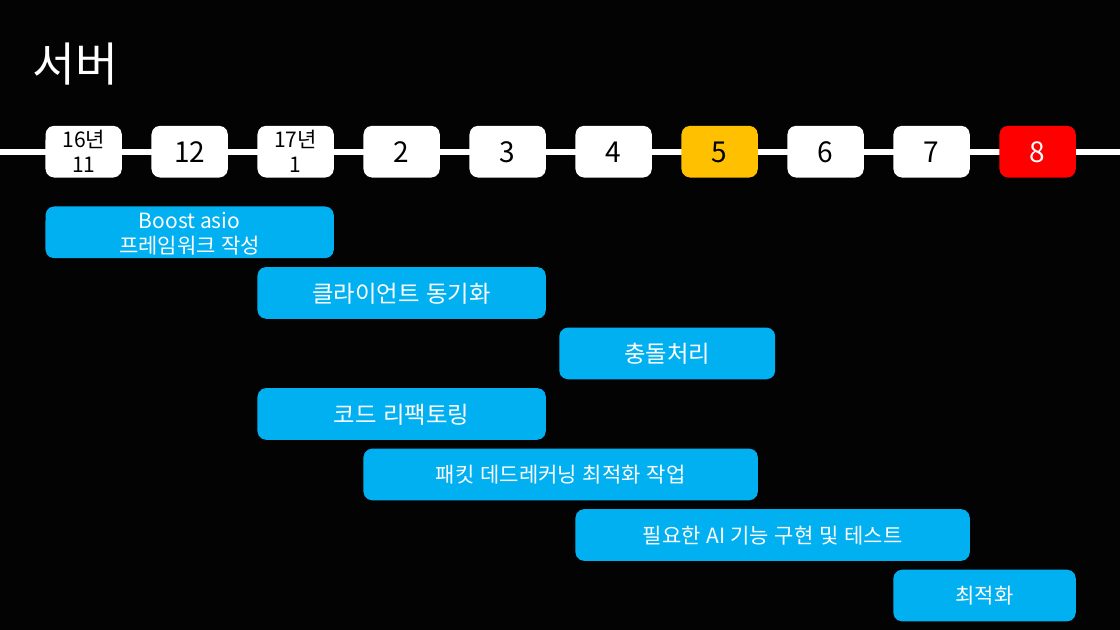
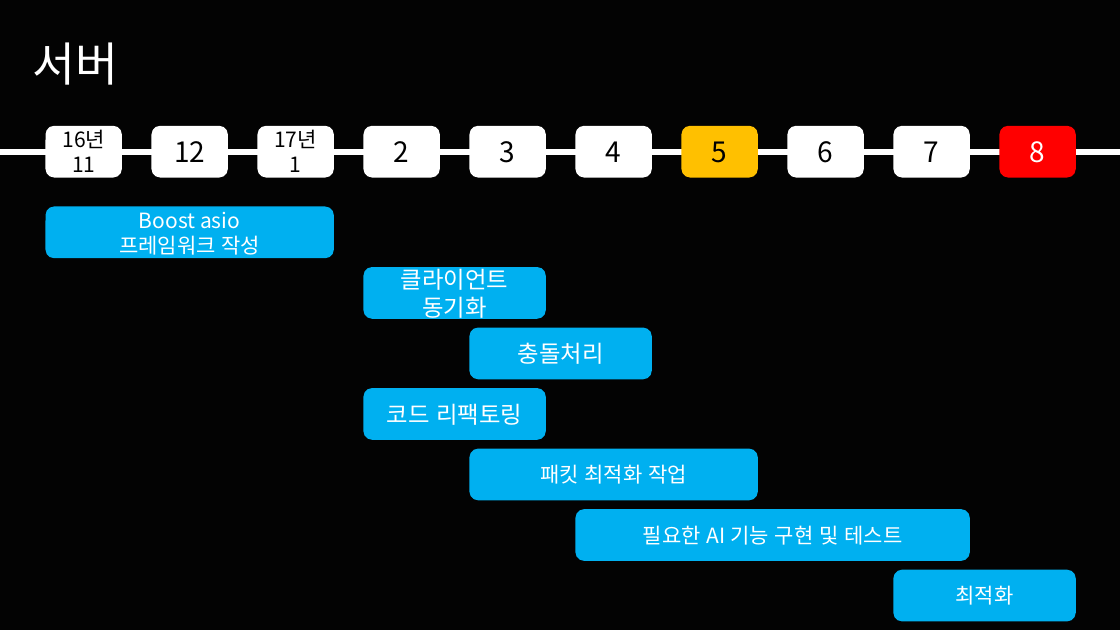
Before and after one commit to korleinster/gamebusdriver, a slide deck: slide 25 of documents/노루막이_김형준_신창섭_홍승필_허지훈.pptx. Drawn at 1120x630 pixels with LibreOffice and Linux fonts; fonts in the diff are those of the drawing; background and template pictures are left out. Boxes give left, top, right and bottom in pixels: in the first picture for what was removed or moved away, otherwise in the second. Text is boxed around its words. In the diff, an @@ line names an element or a change of style, - is before the commit and + after.

```diff
--- a/documents/노루막이_김형준_신창섭_홍승필_허지훈.pptx
+++ b/documents/노루막이_김형준_신창섭_홍승필_허지훈.pptx
@@ rounded rectangle "클라이언트": place and size @@
-rounded rectangle "클라이언트" at [258, 267, 546, 319]
+rounded rectangle "클라이언트" at [364, 267, 546, 319]
@@ text in rounded rectangle at [401, 264, 508, 322]: text changed @@
-클라이언트 동기화
+클라이언트
+동기화
@@ rounded rectangle "충돌처리": place and size @@
-rounded rectangle "충돌처리" at [560, 328, 776, 380]
+rounded rectangle "충돌처리" at [470, 328, 652, 380]
@@ rounded rectangle "코드 리팩토링": place and size @@
-rounded rectangle "코드 리팩토링" at [258, 388, 546, 440]
+rounded rectangle "코드 리팩토링" at [364, 388, 546, 440]
@@ rounded rectangle "패킷 최적화 작업": place and size @@
-rounded rectangle "패킷 최적화 작업" at [364, 449, 758, 501]
+rounded rectangle "패킷 최적화 작업" at [470, 449, 758, 501]
@@ text in rounded rectangle at [540, 464, 688, 484]: text changed @@
-패킷 데드레커닝 최적화 작업
+패킷 최적화 작업
```
Also in this commit, not shown: 3 other slides changed.
